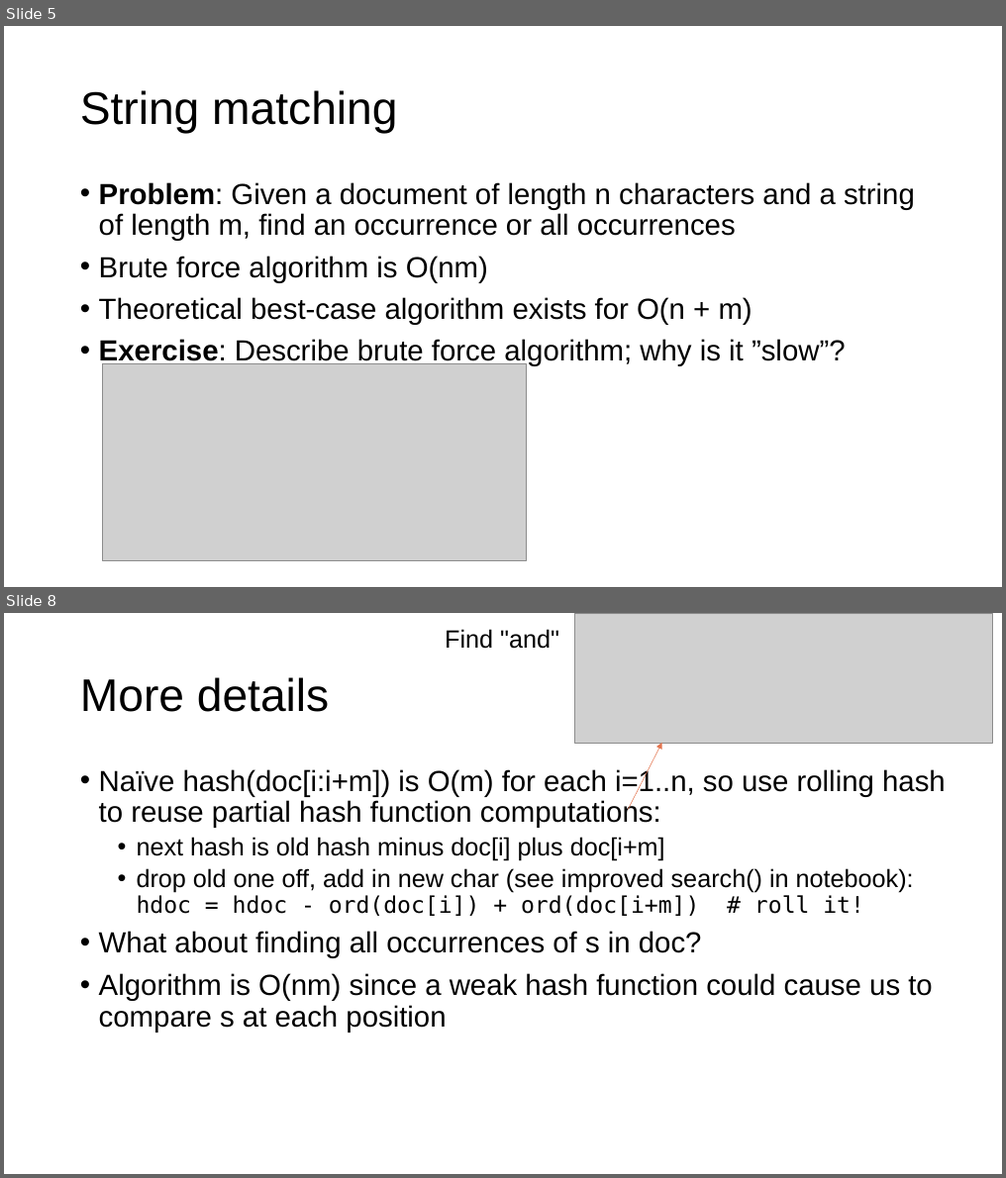
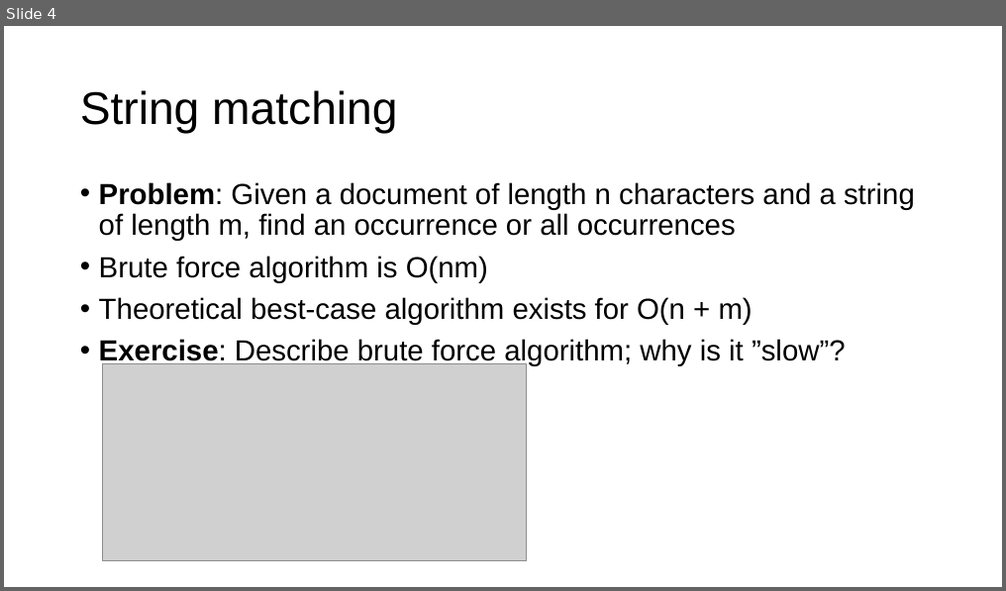
Before and after one commit to USFCA-MSDS/msds689, a slide deck: notes/searching.pptx. Shown one above the other, each under a label of ours: slides 5 and 8 before the commit, slide 4 after it; the slides between them are not shown. The pictures are 1006x1178 and 1006x591 pixels, drawn with LibreOffice and Linux fonts; fonts in the diff are those of the drawing; grey boxes stand for pictures; background and template pictures are left out. Boxes give left, top, right and bottom in pixels: in the first picture for what was removed or moved away, otherwise in the second. Text is boxed around its words. In the diff, an @@ line names an element or a change of style, - is before the commit and + after.

```diff
--- a/notes/searching.pptx
+++ b/notes/searching.pptx
@@ slide 8 removed at (x1=4, y1=613, x2=1002, y2=1174), background #FFFFFF @@
@@ text removed at (x1=445, y1=629, x2=559, y2=649) @@
-Find "and"
@@ picture removed at (x1=574, y1=613, x2=993, y2=743) @@
@@ title removed at (x1=80, y1=677, x2=329, y2=712) @@
-More details
@@ arrow removed from (629, 809) to (662, 743) @@
@@ text removed at (x1=99, y1=768, x2=945, y2=1032) @@
-• Naïve hash(doc[i:i+m]) is O(m) for each i=1..n, so use rolling hash to reuse partial hash function computations:
-  • next hash is old hash minus doc[i] plus doc[i+m]
-  • drop old one off, add in new char (see improved search() in notebook):
-    hdoc = hdoc - ord(doc[i]) + ord(doc[i+m]) # roll it!
-• What about finding all occurrences of s in doc?
-• Algorithm is O(nm) since a weak hash function could cause us to compare s at each position
@@ what was slide 5 is now slide 4 @@
```
Also in this commit, not shown: 18 other slides removed, 1 other file.
